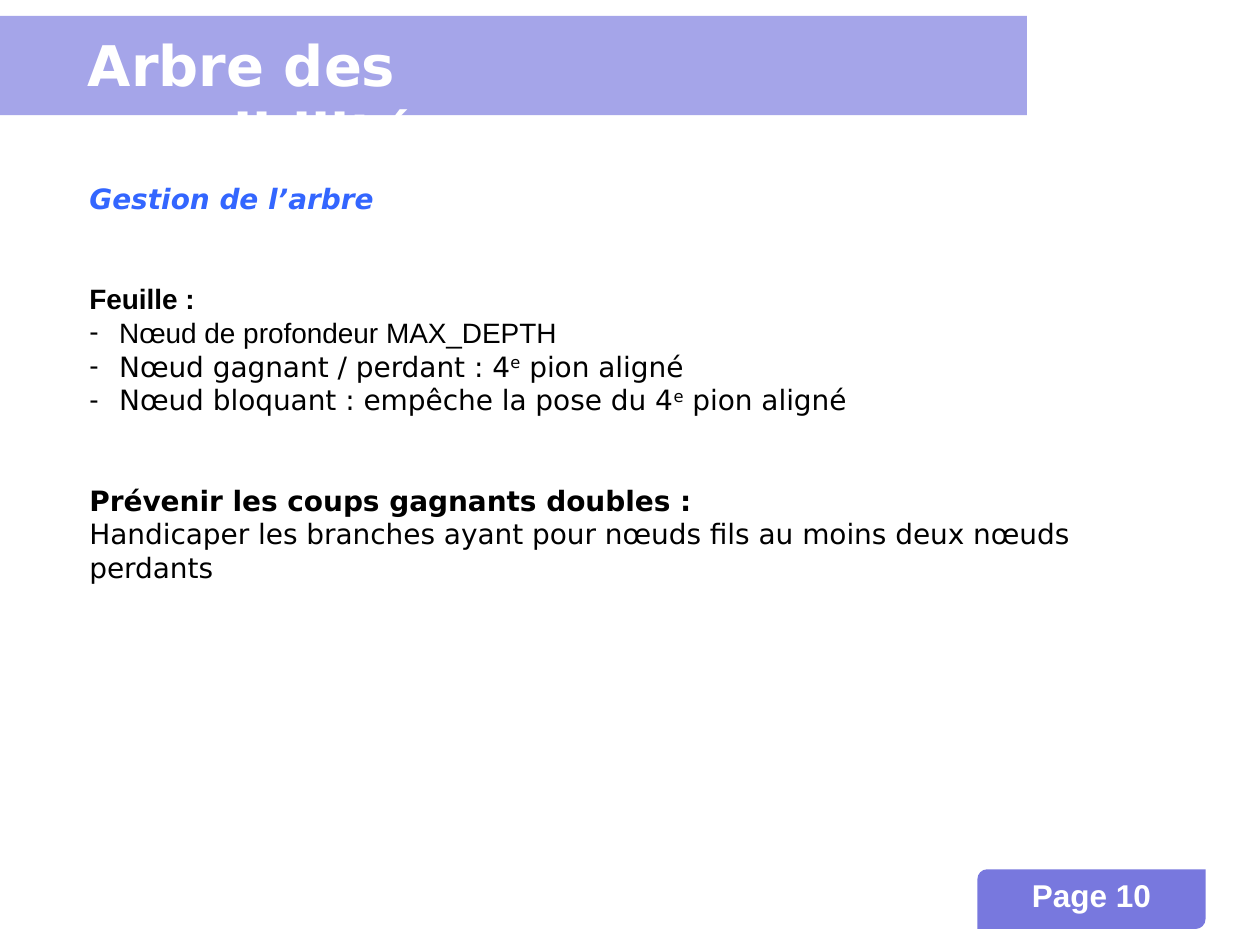
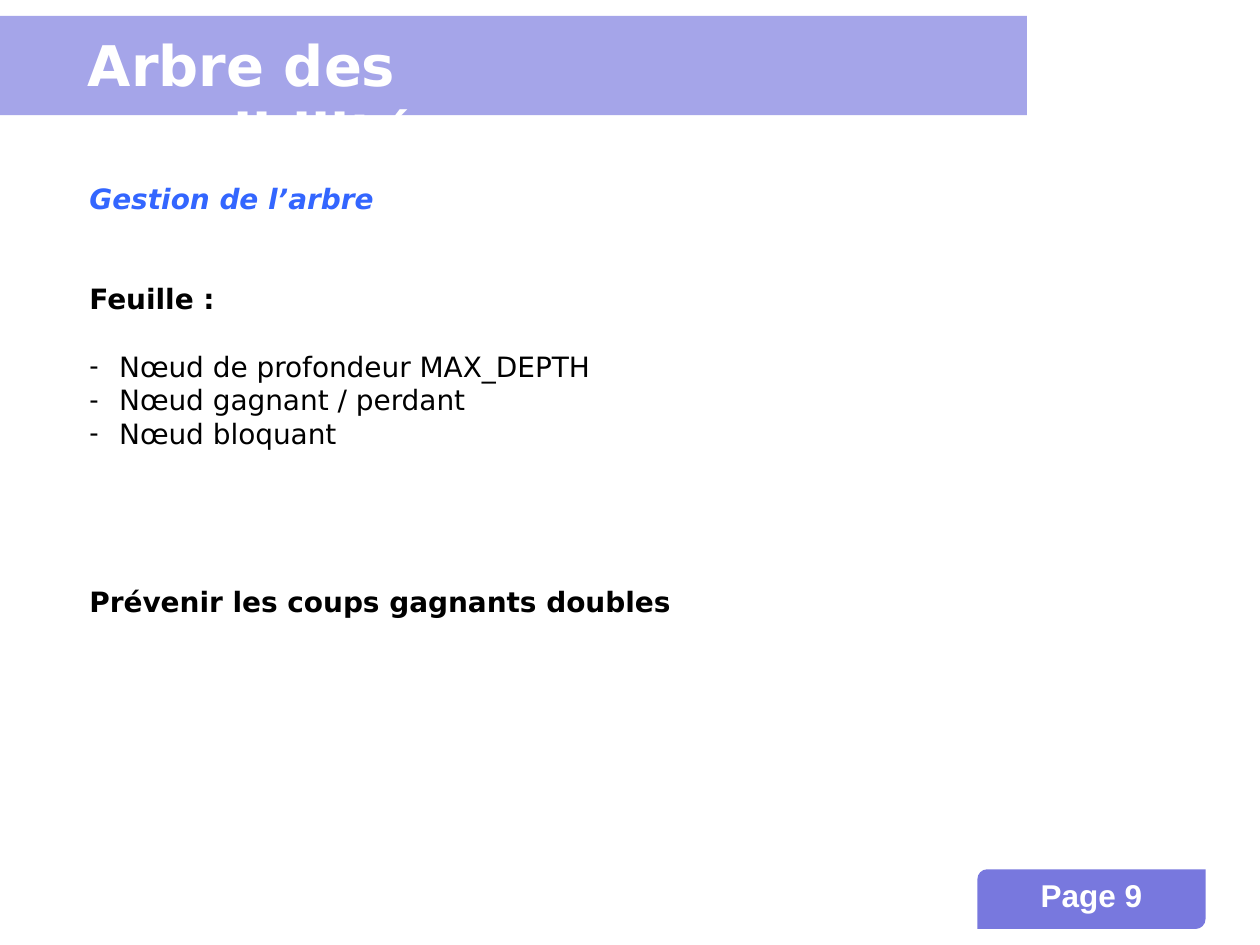
Before and after one commit to INSA-4IF-H4404-2013-2014/Connect-Four, a slide deck: slide 9 of presentation.ppt (slide 10 before the commit). Drawn at 1260x945 pixels with LibreOffice and Linux fonts; fonts in the diff are those of the drawing; background and template pictures are left out. Boxes give left, top, right and bottom in pixels: in the first picture for what was removed or moved away, otherwise in the second. Text is boxed around its words. In the diff, an @@ line names an element or a change of style, - is before the commit and + after.

Commit message:
Refactors and corrects spelling mistakes in the PPT.

```diff
--- a/presentation.ppt
+++ b/presentation.ppt
@@ text at [89, 287, 590, 383]: font Arial to DejaVu Sans in "Feuille :", "Nœud de profondeur MAX_DEPTH" @@
@@ text at [89, 388, 670, 618]: text changed @@
-– Nœud gagnant / perdant : 4e pion aligné
-– Nœud bloquant : empêche la pose du 4e pion aligné
-Prévenir les coups gagnants doubles :
-Handicaper les branches ayant pour nœuds fils au moins deux nœuds perdants
+– Nœud gagnant / perdant
+– Nœud bloquant
+Prévenir les coups gagnants doubles
@@ page number at [1041, 885, 1143, 913]: text changed @@
-Page 10
+Page 9
```
Also in this commit, not shown: 8 other slides changed, 2 slides added, 4 slides removed.
